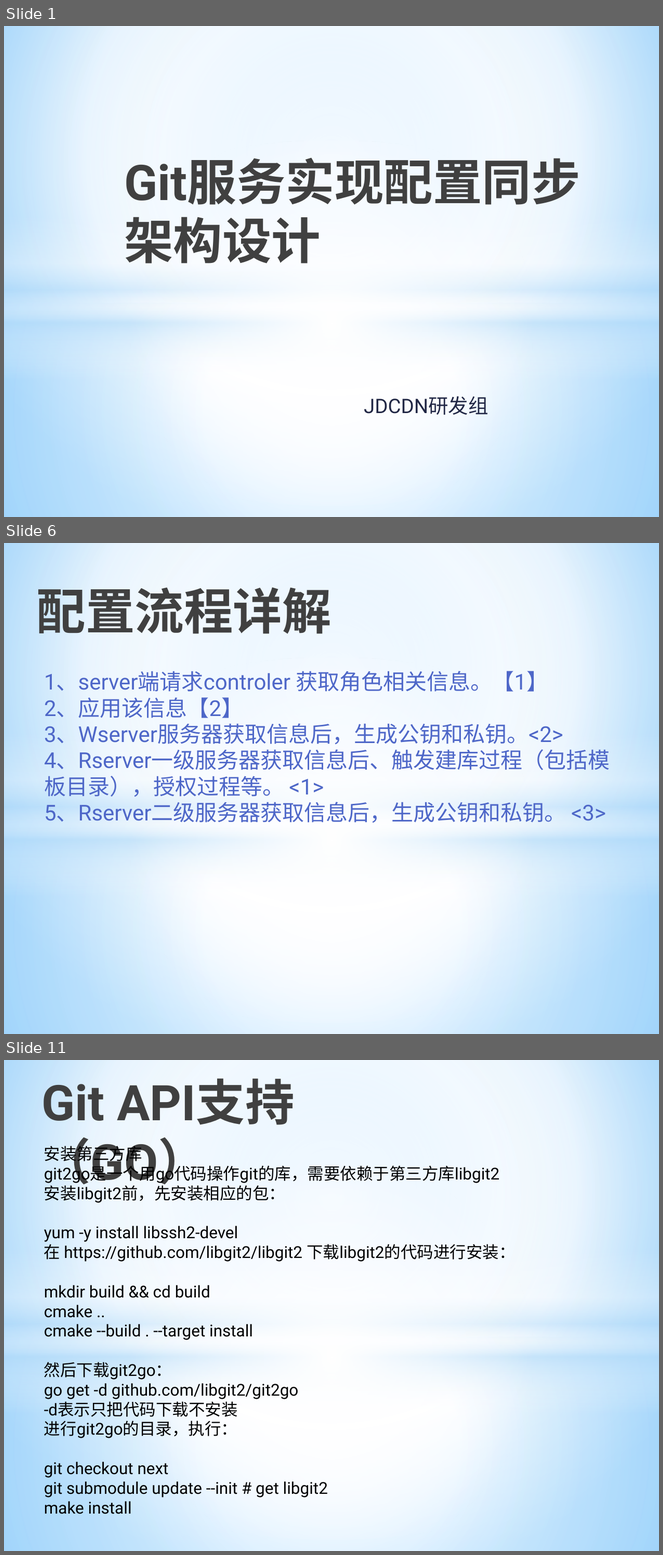
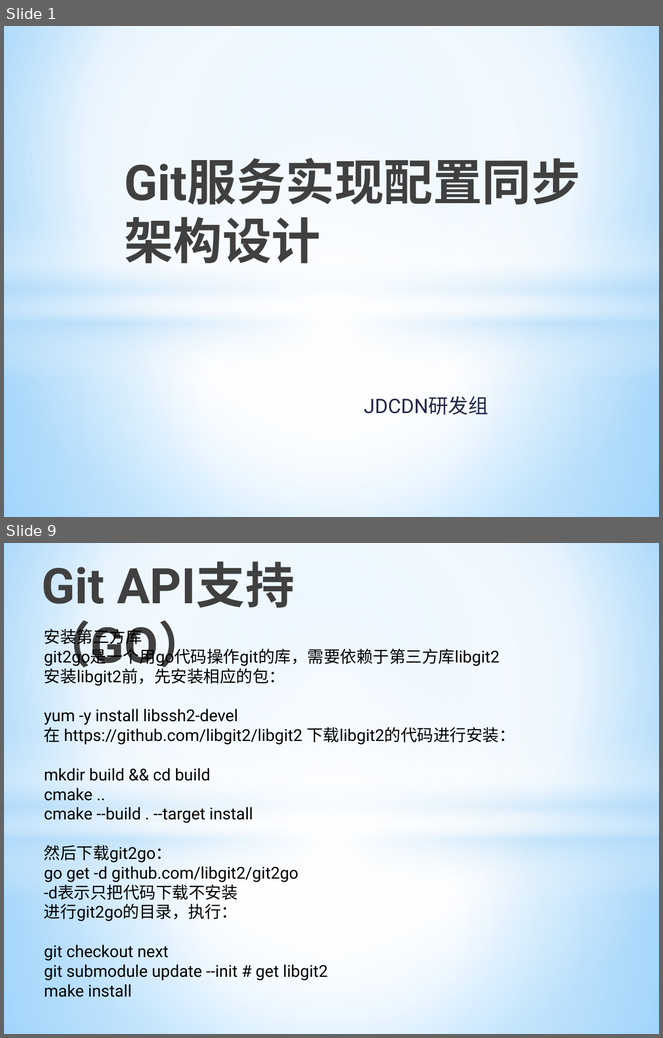
Before and after one commit to allragedbody/clasenbee, a slide deck: docs/Git集群配置方案.pptx. Shown one above the other, each under a label of ours: slides 1, 6 and 11 before the commit, slides 1 and 9 after it; the slides between them are not shown. The pictures are 663x1555 and 663x1038 pixels, drawn with LibreOffice and Linux fonts; fonts in the diff are those of the drawing. Boxes give left, top, right and bottom in pixels: in the first picture for what was removed or moved away, otherwise in the second. Text is boxed around its words. In the diff, an @@ line names an element or a change of style, - is before the commit and + after.

```diff
--- a/docs/Git集群配置方案.pptx
+++ b/docs/Git集群配置方案.pptx
@@ slide 6 removed at [4,543,659,1034], background gradient #9ED5FF to #FFFFFF to #5BB9FF; not listed: 4 template elements that a slide beside it also shows @@
@@ title removed at [37,587,332,634] @@
-配置流程详解
@@ text removed at [44,671,610,823] @@
-1、server端请求controler 获取角色相关信息。【1】
-2、应用该信息【2】
-3、Wserver服务器获取信息后，生成公钥和私钥。<2>
-4、Rserver一级服务器获取信息后、触发建库过程（包括模板目录），授权过程等。 <1>
-5、Rserver二级服务器获取信息后，生成公钥和私钥。 <3>
@@ what was slide 11 is now slide 9 @@
```
Also in this commit, not shown: 4 slides changed, 4 slides added, 6 other slides removed.
